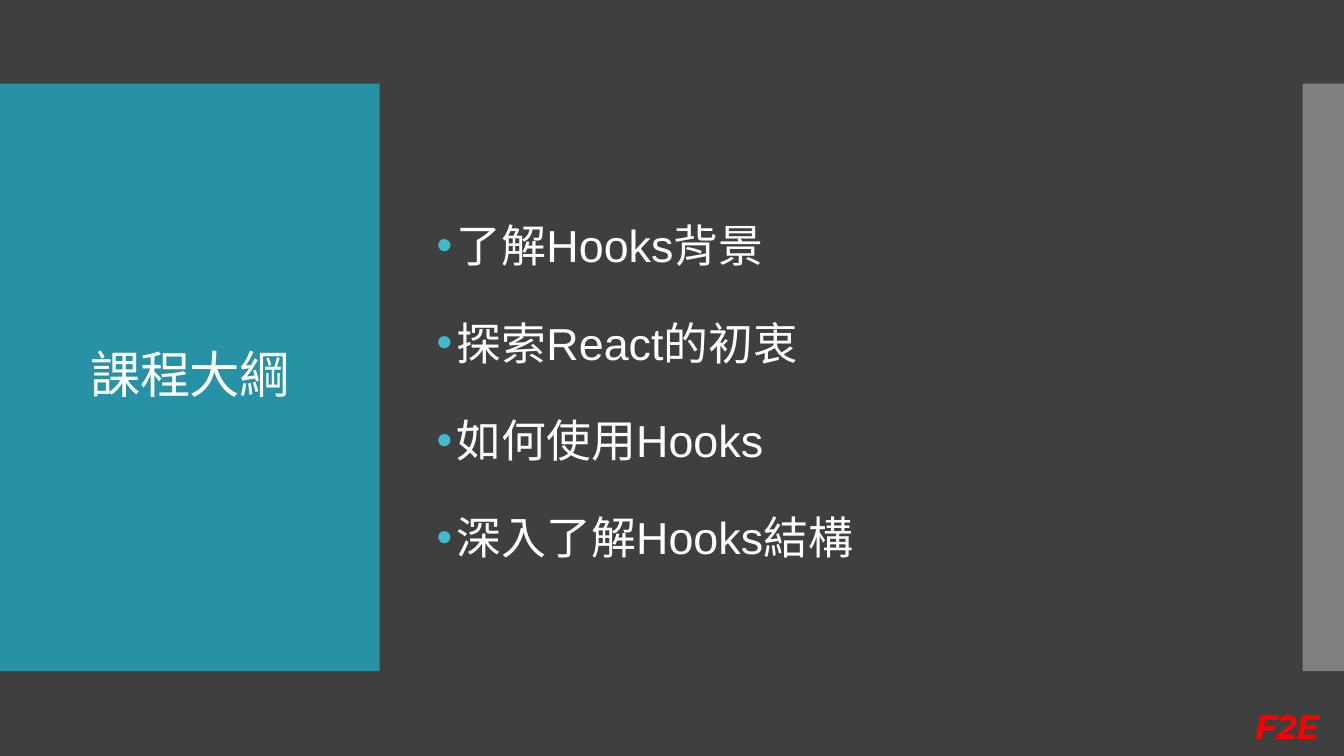
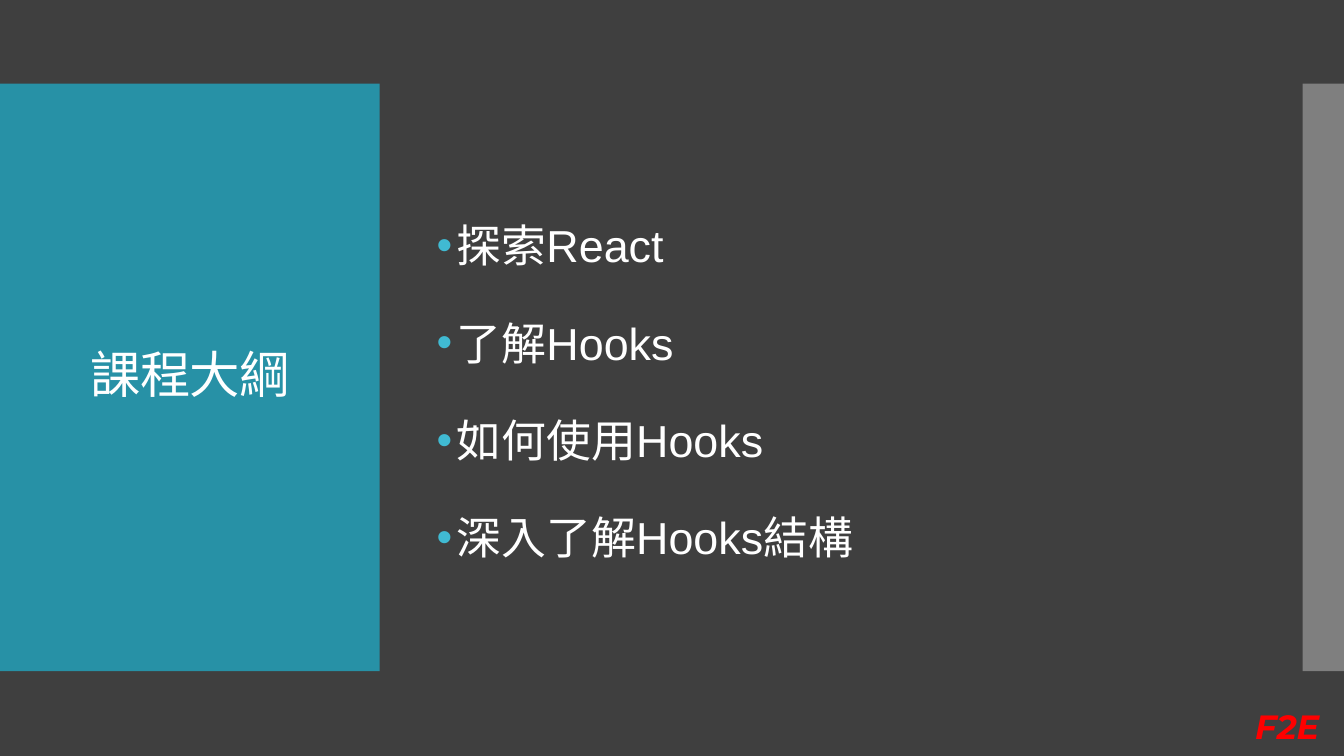
Before and after one commit to Kader-coder/React-Hooks, a slide deck: slide 3 of PPT/React Hooks &.pptx. Drawn at 1344x756 pixels with LibreOffice and Linux fonts; fonts in the diff are those of the drawing. Boxes give left, top, right and bottom in pixels: in the first picture for what was removed or moved away, otherwise in the second. Text is boxed around its words. In the diff, an @@ line names an element or a change of style, - is before the commit and + after.

```diff
--- a/PPT/React Hooks &.pptx
+++ b/PPT/React Hooks &.pptx
@@ text at [457, 224, 674, 364]: text changed @@
-• 了解Hooks背景
-• 探索React的初衷
+• 探索React
+• 了解Hooks
```
Also in this commit, not shown: 12 other slides changed, 8 slides added.
